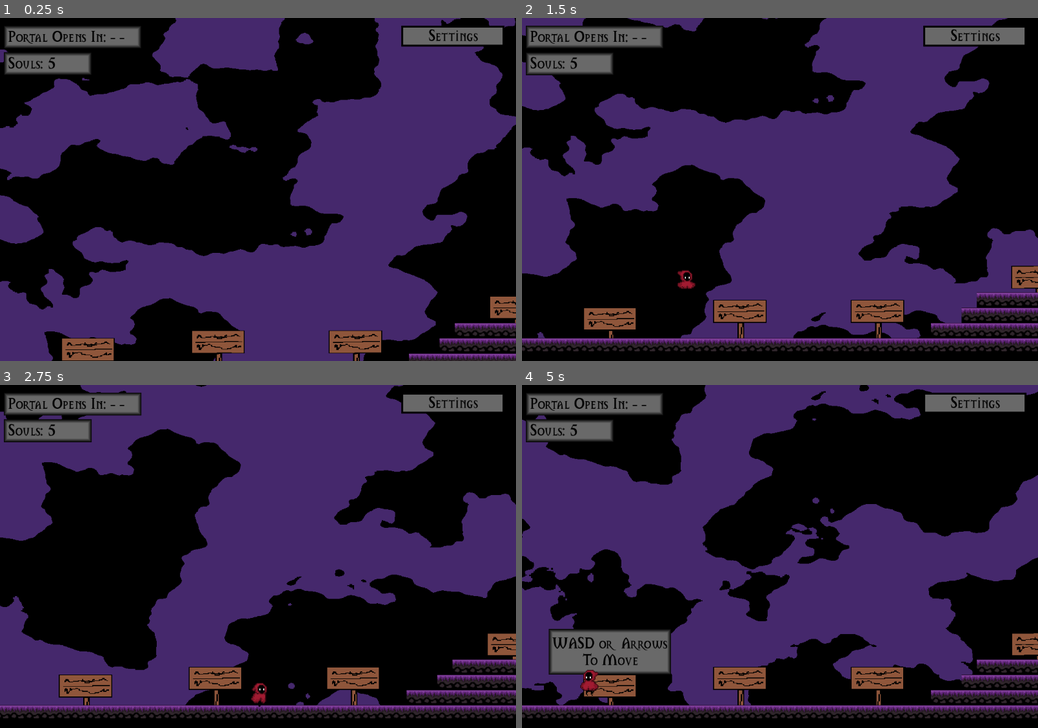
Above: before the commit, frames 1-4 (two rows, left to right).
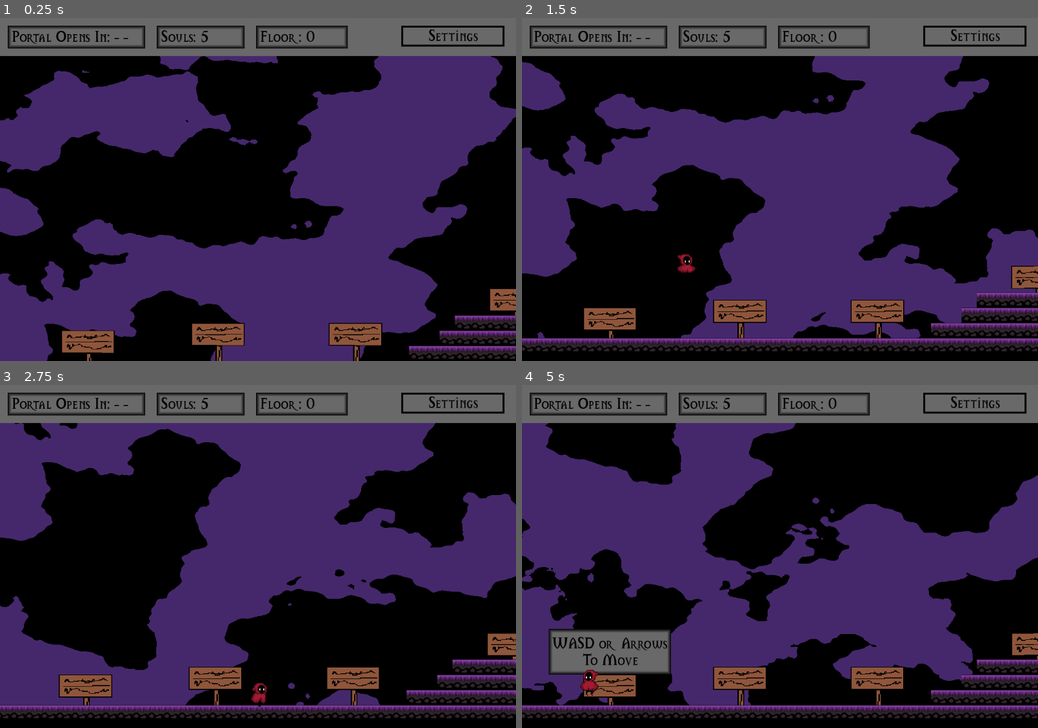
Above: after the commit, the same moments.

Repository: Wyatt5150/GWJ73
Game: Godot game, scene res://Levels/MainMenu.tscn
Two runs of this game, one before a commit and one after it. Both use one fixed random seed, a clock stepped at 60 frames per second and the inputs below. The engine's default icon, where the game draws it, is replaced by a stand-in: a white triangle on a blue panel in a dark square. Sound files missing from this copy of the repository are replaced by a short silence.
Inputs (mouse positions are in pixels of both pictures, inside the frame that each line leads up to):
- Up to frame 1 (0.25 s): no input
- Up to frame 2 (1.5 s): tap Enter at 0.5 s; move the mouse to (893, 172) at 0.52 s; hold D (Right) 0.53-1.28 s; hold E (Interact) 0.53-1.28 s; click (893, 172) at 0.67 s; tap Space at 0.77 s; move the mouse to (676, 206) at 1.27 s; hold S (Down) from 1.28 s (still down); tap E (Interact) at 1.35 s
- Up to frame 3 (2.75 s): tap Space at 1.52 s; move the mouse to (309, 481) at 2.02 s; release S (Down) at 2.03 s; hold D (Right) from 2.03 s (still down); hold F from 2.03 s (still down); tap E (Interact) at 2.3 s
- Up to frame 4 (5 s): move the mouse to (754, 625) at 2.77 s; release D (Right) at 2.78 s; release F at 2.78 s; hold W (Up) 2.78-3.53 s; tap E (Interact) at 2.85, 4.55 s; click (754, 625) at 2.92 s; tap Space at 3.02, 3.77, 4.52 s; move the mouse to (934, 607) at 3.52 s; hold E (Interact) 3.53-4.28 s; hold A (Left) from 3.53 s (still down); move the mouse to (625, 505) at 4.27 s; tap F at 4.35 s

The runs differ from the first frame. In frame 1, 22% of the frame differs, in the area x 0-100%, y 0-100%; in frame 2, 9.3%; in frame 3, 9.4%; in frame 4, 9.3%.

Commit message:
Everything but the weapons

Diff:
--- a/Autoloads/PersistentData.gd
+++ b/Autoloads/PersistentData.gd
@@ -19,24 +19,28 @@
 
 enum SCENES {
 	MAIN_MENU,
-	FLOOR,
-	TRANSITION
+	FLOOR
 }
 
 const SCENES_PATH : Dictionary = {
 	SCENES.MAIN_MENU : "res://Levels/MainMenu.tscn",
-	SCENES.FLOOR : "res://Levels/floor.tscn",
-	SCENES.TRANSITION : ""
+	SCENES.FLOOR : "res://Levels/floor.tscn"
+}
+
+enum STATE {
+	WIN,
+	LOSE
 }
 
 @export var current_scene : SCENES = SCENES.MAIN_MENU
-
+@export var transition : PackedScene
 
 var SPAWNCAP = 50
 
 
 var current_floor = 0 :
 	set(new_val):
+		%FloorNumber.text = "Floor: " + str(new_val)
 		current_floor = new_val
 
 var souls : int = 0 :
@@ -52,19 +56,27 @@
 		deaths = new_val
 
 func _ready() -> void:
-	souls = starting_souls
+	current_floor = 0
+	StartLevel()
 
-func Transition():
+func Transition(state : STATE = STATE.WIN):
 	get_tree().call_group("Portal", 'Open', false)
 
-	get_tree().change_scene_to_file(SCENES_PATH[SCENES.FLOOR])
+	if state == STATE.WIN:
+		current_floor += 1
+	else:
+		current_floor = 0
 
-	print("changed")
+	get_tree().change_scene_to_packed(transition)
 
 
 func StartLevel():
 	if current_floor == 0:
-		%PortalTimer.hide()
+		WeaponData.Reset_Weapon_Data()
+		souls = starting_souls
+		deaths = 0
+		get_tree().call_deferred("change_scene_to_file", SCENES_PATH[SCENES.MAIN_MENU])
+		#TODO TIMER.stop
 	else:
-		%PortalTimer.show()
-	pass
+		get_tree().call_deferred("change_scene_to_file", SCENES_PATH[SCENES.FLOOR])
+		#TODO TIMER.start
--- a/Autoloads/data.tscn
+++ b/Autoloads/data.tscn
@@ -1,28 +1,31 @@
-[gd_scene load_steps=4 format=3 uid="uid://gaoomadfrdvd"]
+[gd_scene load_steps=5 format=3 uid="uid://gaoomadfrdvd"]
 
 [ext_resource type="Script" path="res://Autoloads/PersistentData.gd" id="1_phk2u"]
+[ext_resource type="PackedScene" uid="uid://df7d547e3a8aq" path="res://Scenes/transition_screen.tscn" id="2_01ps2"]
 [ext_resource type="Script" path="res://Scripts/audio_setting.gd" id="2_lds06"]
 [ext_resource type="Script" path="res://Scripts/settings.gd" id="2_ssvvi"]
 
 [node name="Data" type="Node"]
 script = ExtResource("1_phk2u")
+transition = ExtResource("2_01ps2")
 
 [node name="UI" type="CanvasLayer" parent="."]
 
-[node name="Control" type="Control" parent="UI"]
-layout_mode = 3
-anchors_preset = 15
-anchor_right = 1.0
-anchor_bottom = 1.0
+[node name="Control" type="ColorRect" parent="UI"]
+anchors_preset = 15
+anchor_right = 1.0
+anchor_bottom = 1.0
+offset_bottom = -640.0
 grow_horizontal = 2
 grow_vertical = 2
 mouse_filter = 2
+color = Color(0.411765, 0.411765, 0.411765, 1)
 
 [node name="Panel" type="Panel" parent="UI/Control"]
 layout_mode = 0
-offset_left = 8.0
-offset_top = 16.0
-offset_right = 296.0
+offset_left = 16.0
+offset_top = 16.0
+offset_right = 304.0
 offset_bottom = 64.0
 
 [node name="PortalTimer" type="Label" parent="UI/Control/Panel"]
@@ -39,10 +42,11 @@
 vertical_alignment = 1
 
 [node name="Panel2" type="Panel" parent="UI/Control"]
-offset_left = 8.0
-offset_top = 72.0
-offset_right = 192.0
-offset_bottom = 120.0
+layout_mode = 0
+offset_left = 328.0
+offset_top = 16.0
+offset_right = 512.0
+offset_bottom = 64.0
 
 [node name="SoulCount" type="Label" parent="UI/Control/Panel2"]
 unique_name_in_owner = true
@@ -55,6 +59,26 @@
 grow_horizontal = 2
 grow_vertical = 2
 text = "Souls: - -"
+vertical_alignment = 1
+
+[node name="Panel3" type="Panel" parent="UI/Control"]
+layout_mode = 0
+offset_left = 536.0
+offset_top = 16.0
+offset_right = 728.0
+offset_bottom = 64.0
+
+[node name="FloorNumber" type="Label" parent="UI/Control/Panel3"]
+unique_name_in_owner = true
+layout_mode = 1
+anchors_preset = 15
+anchor_right = 1.0
+anchor_bottom = 1.0
+offset_left = 8.0
+offset_right = -8.0
+grow_horizontal = 2
+grow_vertical = 2
+text = "Floor: - -"
 vertical_alignment = 1
 
 [node name="Settings" type="Control" parent="UI/Control"]
@@ -79,22 +103,36 @@
 grow_horizontal = 2
 text = "Settings"
 
-[node name="SettingsBox" type="VBoxContainer" parent="UI/Control/Settings"]
-unique_name_in_owner = true
-layout_mode = 1
-anchors_preset = 12
-anchor_top = 1.0
-anchor_right = 1.0
-anchor_bottom = 1.0
-offset_top = -256.0
-grow_horizontal = 2
-grow_vertical = 0
-
-[node name="Label" type="Panel" parent="UI/Control/Settings/SettingsBox"]
-layout_mode = 2
-size_flags_vertical = 3
-
-[node name="Label" type="Label" parent="UI/Control/Settings/SettingsBox/Label"]
+[node name="SettingsBox" type="ColorRect" parent="UI/Control/Settings"]
+unique_name_in_owner = true
+layout_mode = 1
+anchors_preset = -1
+anchor_left = 0.065
+anchor_top = 0.175
+anchor_right = 0.935
+anchor_bottom = 0.175
+offset_left = -16.12
+offset_top = 16.0
+offset_right = 24.12
+offset_bottom = 304.0
+color = Color(0.411765, 0.411765, 0.411765, 1)
+
+[node name="VBox" type="VBoxContainer" parent="UI/Control/Settings/SettingsBox"]
+layout_mode = 1
+anchors_preset = 15
+anchor_right = 1.0
+anchor_bottom = 1.0
+offset_left = 8.0
+offset_right = -8.0
+offset_bottom = -8.0
+grow_horizontal = 2
+grow_vertical = 2
+
+[node name="Label" type="Panel" parent="UI/Control/Settings/SettingsBox/VBox"]
+layout_mode = 2
+size_flags_vertical = 3
+
+[node name="Label" type="Label" parent="UI/Control/Settings/SettingsBox/VBox/Label"]
 layout_mode = 1
 anchors_preset = 15
 anchor_right = 1.0
@@ -105,12 +143,12 @@
 horizontal_alignment = 1
 vertical_alignment = 1
 
-[node name="Master" type="Panel" parent="UI/Control/Settings/SettingsBox"]
+[node name="Master" type="Panel" parent="UI/Control/Settings/SettingsBox/VBox"]
 layout_mode = 2
 size_flags_vertical = 3
 script = ExtResource("2_lds06")
 
-[node name="Label" type="Label" parent="UI/Control/Settings/SettingsBox/Master"]
+[node name="Label" type="Label" parent="UI/Control/Settings/SettingsBox/VBox/Master"]
 layout_mode = 0
 offset_top = 8.0
 offset_right = 248.0
@@ -118,7 +156,7 @@
 text = "MASTER"
 horizontal_alignment = 1
 
-[node name="HSlider" type="HSlider" parent="UI/Control/Settings/SettingsBox/Master"]
+[node name="HSlider" type="HSlider" parent="UI/Control/Settings/SettingsBox/VBox/Master"]
 layout_mode = 1
 anchors_preset = 15
 anchor_right = 1.0
@@ -130,13 +168,13 @@
 grow_horizontal = 2
 grow_vertical = 2
 
-[node name="Music" type="Panel" parent="UI/Control/Settings/SettingsBox"]
+[node name="Music" type="Panel" parent="UI/Control/Settings/SettingsBox/VBox"]
 layout_mode = 2
 size_flags_vertical = 3
 script = ExtResource("2_lds06")
 bus = "Music"
 
-[node name="Label" type="Label" parent="UI/Control/Settings/SettingsBox/Music"]
+[node name="Label" type="Label" parent="UI/Control/Settings/SettingsBox/VBox/Music"]
 layout_mode = 0
 offset_top = 8.0
 offset_right = 248.0
@@ -144,7 +182,7 @@
 text = "MUSIC"
 horizontal_alignment = 1
 
-[node name="HSlider" type="HSlider" parent="UI/Control/Settings/SettingsBox/Music"]
+[node name="HSlider" type="HSlider" parent="UI/Control/Settings/SettingsBox/VBox/Music"]
 layout_mode = 1
 anchors_preset = 15
 anchor_right = 1.0
@@ -156,13 +194,13 @@
 grow_horizontal = 2
 grow_vertical = 2
 
-[node name="SFX" type="Panel" parent="UI/Control/Settings/SettingsBox"]
+[node name="SFX" type="Panel" parent="UI/Control/Settings/SettingsBox/VBox"]
 layout_mode = 2
 size_flags_vertical = 3
 script = ExtResource("2_lds06")
 bus = "SFX"
 
-[node name="Label" type="Label" parent="UI/Control/Settings/SettingsBox/SFX"]
+[node name="Label" type="Label" parent="UI/Control/Settings/SettingsBox/VBox/SFX"]
 layout_mode = 0
 offset_top = 8.0
 offset_right = 248.0
@@ -170,7 +208,7 @@
 text = "SFX"
 horizontal_alignment = 1
 
-[node name="HSlider" type="HSlider" parent="UI/Control/Settings/SettingsBox/SFX"]
+[node name="HSlider" type="HSlider" parent="UI/Control/Settings/SettingsBox/VBox/SFX"]
 layout_mode = 1
 anchors_preset = 15
 anchor_right = 1.0
@@ -183,6 +221,6 @@
 grow_vertical = 2
 
 [connection signal="pressed" from="UI/Control/Settings/Button" to="UI/Control/Settings" method="_on_button_pressed"]
-[connection signal="value_changed" from="UI/Control/Settings/SettingsBox/Master/HSlider" to="UI/Control/Settings/SettingsBox/Master" method="_on_h_slider_value_changed"]
-[connection signal="value_changed" from="UI/Control/Settings/SettingsBox/Music/HSlider" to="UI/Control/Settings/SettingsBox/Music" method="_on_h_slider_value_changed"]
-[connection signal="value_changed" from="UI/Control/Settings/SettingsBox/SFX/HSlider" to="UI/Control/Settings/SettingsBox/SFX" method="_on_h_slider_value_changed"]
+[connection signal="value_changed" from="UI/Control/Settings/SettingsBox/VBox/Master/HSlider" to="UI/Control/Settings/SettingsBox/VBox/Master" method="_on_h_slider_value_changed"]
+[connection signal="value_changed" from="UI/Control/Settings/SettingsBox/VBox/Music/HSlider" to="UI/Control/Settings/SettingsBox/VBox/Music" method="_on_h_slider_value_changed"]
+[connection signal="value_changed" from="UI/Control/Settings/SettingsBox/VBox/SFX/HSlider" to="UI/Control/Settings/SettingsBox/VBox/SFX" method="_on_h_slider_value_changed"]
--- a/Levels/MainMenu.tscn
+++ b/Levels/MainMenu.tscn
@@ -21,7 +21,7 @@
 ease = 2
 
 [sub_resource type="RectangleShape2D" id="RectangleShape2D_w46pw"]
-size = Vector2(2384, 784)
+size = Vector2(2384, 768)
 
 [sub_resource type="Resource" id="Resource_tbkf3"]
 script = ExtResource("5_rstrv")
@@ -49,7 +49,7 @@
 [node name="Cameras" type="Node2D" parent="."]
 
 [node name="PhantomCamera2D" type="Node2D" parent="Cameras" node_paths=PackedStringArray("follow_target")]
-position = Vector2(-156, 296)
+position = Vector2(-156, 312)
 script = ExtResource("4_768ot")
 priority = 2
 follow_mode = 5
@@ -63,7 +63,7 @@
 position = Vector2(-184, 0)
 
 [node name="CollisionShape2D" type="CollisionShape2D" parent="Cameras/CameraArea"]
-position = Vector2(680, 328)
+position = Vector2(680, 336)
 shape = SubResource("RectangleShape2D_w46pw")
 
 [node name="PhantomCamera2D2" type="Node2D" parent="Cameras"]
@@ -88,9 +88,9 @@
 
 [node name="Camera2D" type="Camera2D" parent="Cameras"]
 physics_interpolation_mode = 1
-position = Vector2(-156, 296)
+position = Vector2(-156, 312)
 limit_left = -696
-limit_top = -64
+limit_top = -48
 limit_right = 1688
 limit_bottom = 720
 editor_draw_limits = true
@@ -107,10 +107,10 @@
 
 [node name="Panel" type="Panel" parent="."]
 self_modulate = Color(1, 1, 1, 0.603922)
-offset_left = -632.0
-offset_top = -632.0
-offset_right = 440.0
-offset_bottom = -368.0
+offset_left = -560.0
+offset_top = -576.0
+offset_right = 512.0
+offset_bottom = -312.0
 
 [node name="Label" type="Label" parent="Panel"]
 layout_mode = 1
--- a/Scenes/InheritanceJail/Components/Scripts/jump_component.gd
+++ b/Scenes/InheritanceJail/Components/Scripts/jump_component.gd
@@ -60,7 +60,7 @@
 			coyote_used = true
 			jumps -= 1
 
-func _physics_process(delta: float) -> void:
+func _physics_process(_delta: float) -> void:
 	if parent.is_on_floor() and jump_buffer > 0.0: Jump()
 
 func _Land():
--- a/Scenes/InheritanceJail/Components/Scripts/motion_2d.gd
+++ b/Scenes/InheritanceJail/Components/Scripts/motion_2d.gd
@@ -48,7 +48,7 @@
 
 	set_animation.emit("Idle")
 
-func _process(delta: float) -> void:
+func _process(_delta: float) -> void:
 	if parent.is_on_floor():
 		if horizontal_direction:
 			set_animation.emit("Moving")
--- /dev/null
+++ b/Scenes/transition_screen.tscn
@@ -0,0 +1,128 @@
+[gd_scene load_steps=6 format=3 uid="uid://df7d547e3a8aq"]
+
+[ext_resource type="Script" path="res://Scripts/transition_screen.gd" id="1_dj1q1"]
+[ext_resource type="Shader" path="res://Resources/Magic.gdshader" id="2_7ad8i"]
+
+[sub_resource type="FastNoiseLite" id="FastNoiseLite_vwp5g"]
+
+[sub_resource type="NoiseTexture2D" id="NoiseTexture2D_vreuf"]
+seamless = true
+noise = SubResource("FastNoiseLite_vwp5g")
+
+[sub_resource type="ShaderMaterial" id="ShaderMaterial_rae0m"]
+shader = ExtResource("2_7ad8i")
+shader_parameter/speed = 0.1
+shader_parameter/threshold = 0.65
+shader_parameter/noise_texture = SubResource("NoiseTexture2D_vreuf")
+
+[node name="TransitionScreen" type="Control"]
+layout_mode = 3
+anchors_preset = 15
+anchor_right = 1.0
+anchor_bottom = 1.0
+grow_horizontal = 2
+grow_vertical = 2
+script = ExtResource("1_dj1q1")
+
+[node name="ColorRect" type="ColorRect" parent="."]
+material = SubResource("ShaderMaterial_rae0m")
+layout_mode = 1
+anchors_preset = 15
+anchor_right = 1.0
+anchor_bottom = 1.0
+grow_horizontal = 2
+grow_vertical = 2
+
+[node name="Fun" type="Panel" parent="."]
+layout_mode = 1
+anchors_preset = 8
+anchor_left = 0.5
+anchor_top = 0.5
+anchor_right = 0.5
+anchor_bottom = 0.5
+offset_left = -412.0
+offset_top = -208.0
+offset_right = 420.0
+offset_bottom = -104.0
+grow_horizontal = 2
+grow_vertical = 2
+
+[node name="TitleText" type="Label" parent="Fun"]
+unique_name_in_owner = true
+layout_mode = 1
+anchors_preset = 15
+anchor_right = 1.0
+anchor_bottom = 1.0
+offset_left = 16.0
+offset_top = 16.0
+offset_right = -16.0
+offset_bottom = -16.0
+grow_horizontal = 2
+grow_vertical = 2
+text = "FUN FACT! YOU DIED EDITION!
+"
+horizontal_alignment = 1
+vertical_alignment = 1
+autowrap_mode = 2
+
+[node name="Fact" type="Panel" parent="."]
+layout_mode = 1
+anchors_preset = 8
+anchor_left = 0.5
+anchor_top = 0.5
+anchor_right = 0.5
+anchor_bottom = 0.5
+offset_left = -412.0
+offset_top = -104.0
+offset_right = 420.0
+offset_bottom = 152.0
+grow_horizontal = 2
+grow_vertical = 2
+
+[node name="FactText" type="Label" parent="Fact"]
+unique_name_in_owner = true
+layout_mode = 1
+anchors_preset = 15
+anchor_right = 1.0
+anchor_bottom = 1.0
+offset_left = 16.0
+offset_top = 16.0
+offset_right = -16.0
+offset_bottom = -16.0
+grow_horizontal = 2
+grow_vertical = 2
+text = "There is at least 1 species of banana slugs found in the State of California.
+"
+horizontal_alignment = 1
+vertical_alignment = 1
+autowrap_mode = 2
+
+[node name="Panel" type="Panel" parent="."]
+layout_mode = 1
+anchors_preset = 12
+anchor_top = 1.0
+anchor_right = 1.0
+anchor_bottom = 1.0
+offset_left = 128.0
+offset_top = -208.0
+offset_right = -120.0
+offset_bottom = -144.0
+grow_horizontal = 2
+grow_vertical = 0
+
+[node name="Label" type="Label" parent="Panel"]
+layout_mode = 1
+anchors_preset = 15
+anchor_right = 1.0
+anchor_bottom = 1.0
+grow_horizontal = 2
+grow_vertical = 2
+text = "Press any key to continue."
+horizontal_alignment = 1
+vertical_alignment = 1
+
+[node name="Timer" type="Timer" parent="."]
+one_shot = true
+autostart = true
+
+[connection signal="timeout" from="Timer" to="." method="_on_timer_timeout"]
--- a/Scenes/weapons/scripts/balls.gd
+++ b/Scenes/weapons/scripts/balls.gd
@@ -1,11 +1 @@
 extends Node2D
-
-
-# Called when the node enters the scene tree for the first time.
-func _ready() -> void:
-	pass # Replace with function body.
-
-
-# Called every frame. 'delta' is the elapsed time since the previous frame.
-func _process(delta: float) -> void:
-	pass
--- a/Scenes/weapons/scripts/weapon_manager.gd
+++ b/Scenes/weapons/scripts/weapon_manager.gd
@@ -6,14 +6,6 @@
 	BALL,
 	CLONE,
 	HOMING
-}
-
-var weapon_paths : Dictionary = {
-	WEAPONS.SYCTHE : ".tscn",
-	WEAPONS.SWORD : ".tscn",
-	WEAPONS.BALL : "balls.tscn",
-	WEAPONS.CLONE : ".tscn",
-	WEAPONS.HOMING : ".tscn"
 }
 
 class Weapon:
@@ -48,7 +40,8 @@
 
 var WEAPON_DATA : Dictionary = {
 	WEAPONS.SYCTHE : Weapon.new(
-		".tscn"
+		".tscn",
+		"res://Assets/Sycthe.png"
 	),
 	WEAPONS.SWORD : Weapon.new(
 		".tscn",
@@ -56,10 +49,11 @@
 	),
 	WEAPONS.BALL :Weapon.new(
 		".tscn",
-		"res://NotMine/LemanBall.png"
+		"res://NotMine/electricBall.png"
 	),
 	WEAPONS.CLONE : Weapon.new(
-		".tscn"
+		".tscn",
+		"res://NotMine/CloneIcon.png"
 	),
 	WEAPONS.HOMING : Weapon.new(
 		".tscn",
@@ -68,7 +62,7 @@
 }
 
 func Reset_Weapon_Data() -> void:
-	for weapon in WEAPONS:
+	for weapon in WEAPONS.values():
 		WEAPON_DATA[weapon].Reset()
 
 func Upgrade_Weapon(weapon : WEAPONS) -> void:
--- a/Scenes/weapons/weapon_pickup.tscn
+++ b/Scenes/weapons/weapon_pickup.tscn
@@ -34,8 +34,6 @@
 offset_bottom = -16.0
 grow_horizontal = 2
 grow_vertical = 2
-axis_stretch_horizontal = 2
-axis_stretch_vertical = 2
 
 [node name="CostPanel" type="Panel" parent="."]
 unique_name_in_owner = true
--- a/Scripts/audio_setting.gd
+++ b/Scripts/audio_setting.gd
@@ -12,4 +12,4 @@
 	volume = volume
 
 func _on_h_slider_value_changed(value: float) -> void:
-	volume = value
+	volume = int(value)
--- a/Scripts/portal.gd
+++ b/Scripts/portal.gd
@@ -36,4 +36,4 @@
 	if not open:
 		return
 
-	Data.Transition()
+	Data.Transition(Data.STATE.WIN)
--- /dev/null
+++ b/Scripts/transition_screen.gd
@@ -0,0 +1,43 @@
+extends Control
+
+var fact_list : Array = [
+	"There is at least 1 species of banana slugs found in the State of California.",
+	"Godot is not a cult.",
+	"Your name is Steven.",
+	"Steven is wanted in over 64 countries.",
+	"These facts are completely hardcoded.",
+	"Flamingos can drink boiling water.",
+	"Frogs can see stars that we can't.",
+	"The game NGU Idle 2 will be released on October 15th 2024 at 5:38.28 PM.",
+	"You can eat anything, once.",
+	"Frogs swallow with their eyes.",
+	"There are only 26 physical Wii U exclusive games.",
+	"'Consciousness is a prank from within.' - AI Quotes",
+	"'Bears are just XXXL dogs' - Casual Geographic",
+	"The primary background color I use is #696969. Funny, right?"
+]
+
+var fact_list_dead : Array = [
+	"Your computer does not need System32 to function.",
+	"Your IP address is 127.0.0.1.",
+	"Your home is very secure… Or is it?"
+]
+
+var fact : String
+var can_continue = false
+
+func _ready() -> void:
+	if Data.current_floor == 0:
+		%TitleText.text = "FUN FACT! YOU DIED EDITION!"
+		fact = fact_list_dead.pick_random()
+	else:
+		%TitleText.text = "FUN FACT!"
+		fact = fact_list.pick_random()
+	%FactText.text = fact
+
+func _unhandled_input(event: InputEvent) -> void:
+	if can_continue:
+		Data.StartLevel()
+
+func _on_timer_timeout() -> void:
+	can_continue = true
Binary file added: Assets/Sycthe.png
Not shown, added: Assets/Sycthe.png.import
Binary file added: NotMine/CloneIcon.png
Not shown, added: NotMine/CloneIcon.png.import
